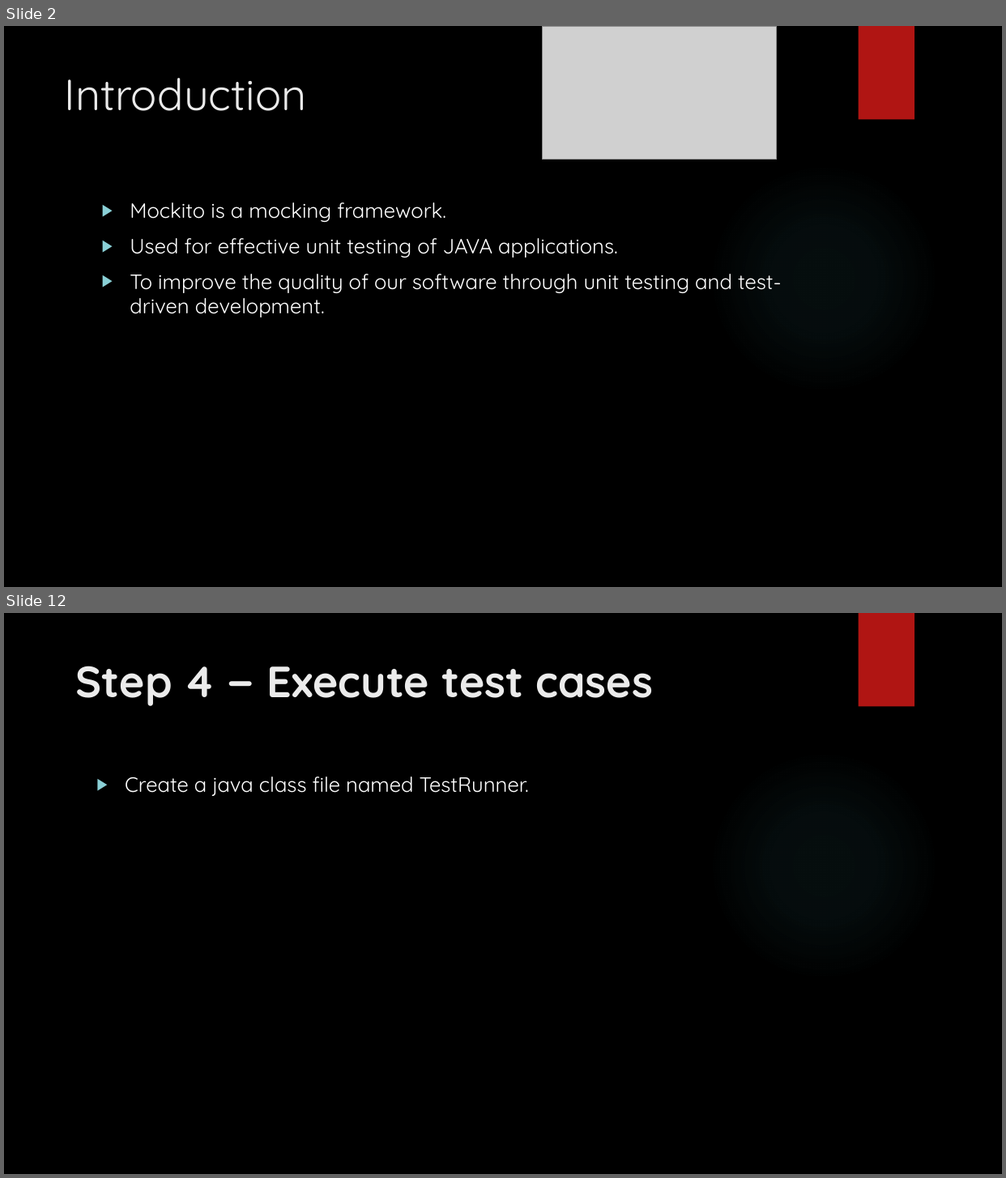
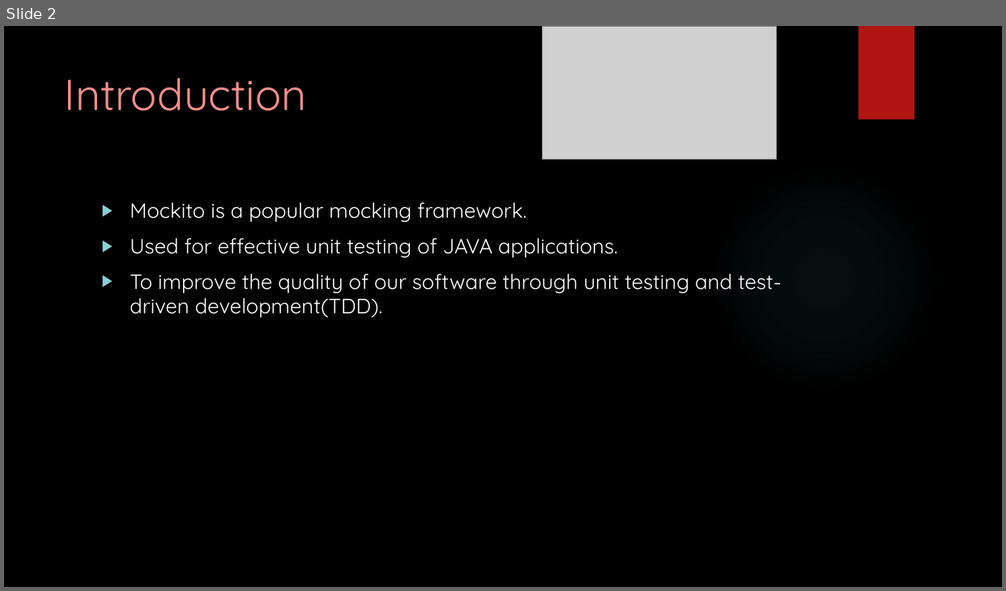
Before and after one commit to rasjaisw/training, a slide deck: assignments/Rashmi_jaiswal.pptx. Shown one above the other, each under a label of ours: slides 2 and 12 before the commit, slide 2 after it; the slides between them are not shown. The pictures are 1006x1178 and 1006x591 pixels, drawn with LibreOffice and Linux fonts; fonts in the diff are those of the drawing; grey boxes stand for pictures; background and template pictures are left out. Boxes give left, top, right and bottom in pixels: in the first picture for what was removed or moved away, otherwise in the second. Text is boxed around its words. In the diff, an @@ line names an element or a change of style, - is before the commit and + after.

Commit message:
rashmi mockito ppt

```diff
--- a/assignments/Rashmi_jaiswal.pptx
+++ b/assignments/Rashmi_jaiswal.pptx
@@ slide 12 removed at (4, 613, 1002, 1174), background picture (left out); not listed: 2 template elements that a slide beside it also shows @@
@@ title removed at (76, 666, 654, 706) @@
-Step 4 − Execute test cases
@@ text removed at (125, 777, 529, 796) @@
-▶ Create a java class file named TestRunner.
@@ slide 2 changed as well @@
@@ title "Introduction" at (65, 78, 307, 111): text colour #EBEBEB to #F38F8D @@
@@ text at (130, 203, 526, 222): text changed @@
-▶ Mockito is a mocking framework.
+▶ Mockito is a popular mocking framework.
@@ text at (130, 274, 782, 318): text changed @@
-▶ To improve the quality of our software through unit testing and test-driven development.
+▶ To improve the quality of our software through unit testing and test-driven development(TDD).
```
Also in this commit, not shown: 5 other slides changed, 9 slides added, 8 other slides removed.
